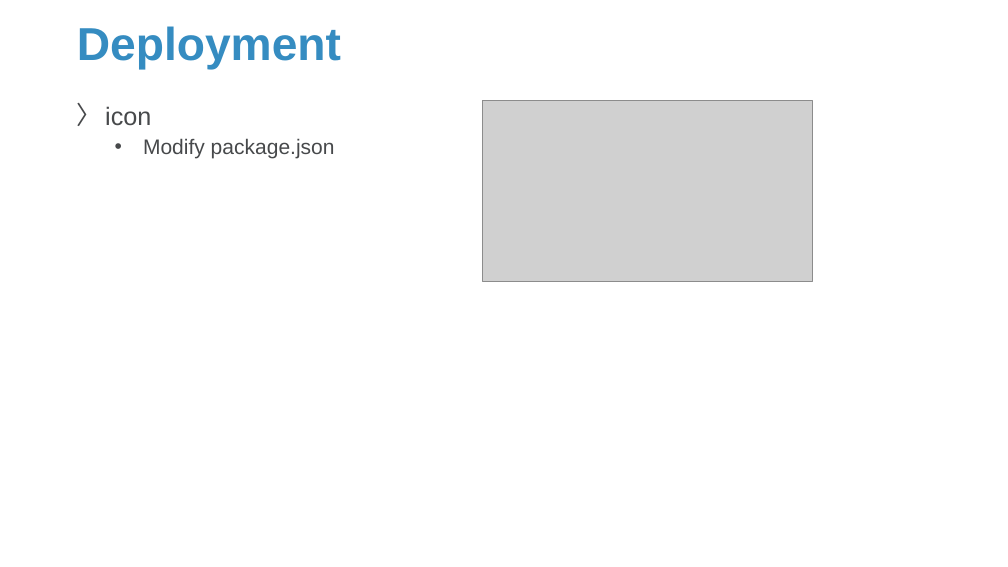
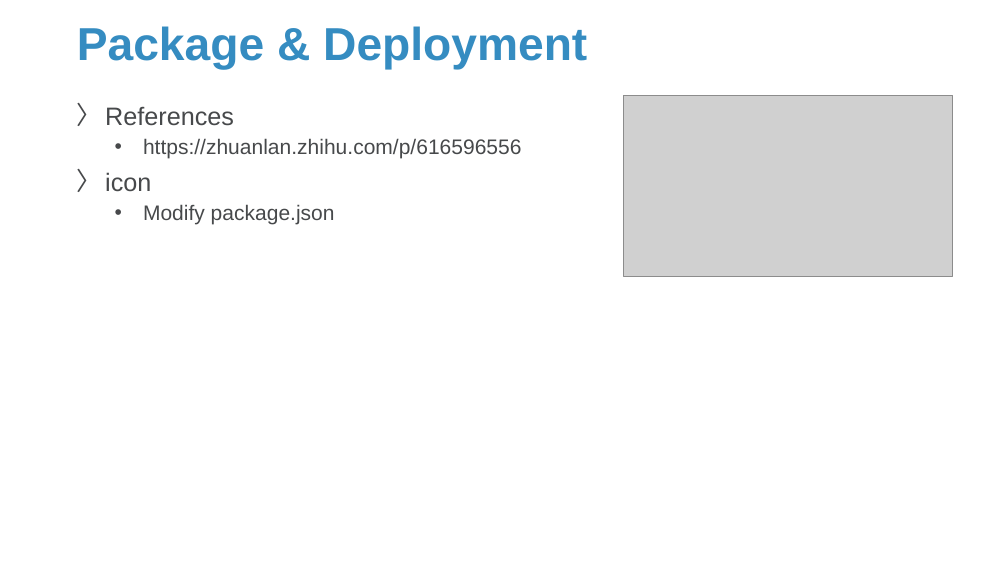
Before and after one commit to Sparks-Lu/TechNotes, a slide deck: slide 12 of Web/Electron-Notes.pptx. Drawn at 1008x567 pixels with LibreOffice and Linux fonts; fonts in the diff are those of the drawing; grey boxes stand for pictures; background and template pictures are left out. Boxes give left, top, right and bottom in pixels: in the first picture for what was removed or moved away, otherwise in the second. Text is boxed around its words. In the diff, an @@ line names an element or a change of style, - is before the commit and + after.

```diff
--- a/Web/Electron-Notes.pptx
+++ b/Web/Electron-Notes.pptx
@@ title at (x1=77, y1=26, x2=587, y2=70): text changed @@
-Deployment
+Package & Deployment
@@ text at (x1=105, y1=107, x2=521, y2=159): paragraphs added @@
+〉 References
+  • https://zhuanlan.zhihu.com/p/616596556
@@ picture moved from (x1=483, y1=100, x2=812, y2=281) to (x1=624, y1=95, x2=953, y2=277) @@
```
Also in this commit, not shown: 4 other slides changed, 1 slide added, 2 slides removed, 22 other files.
